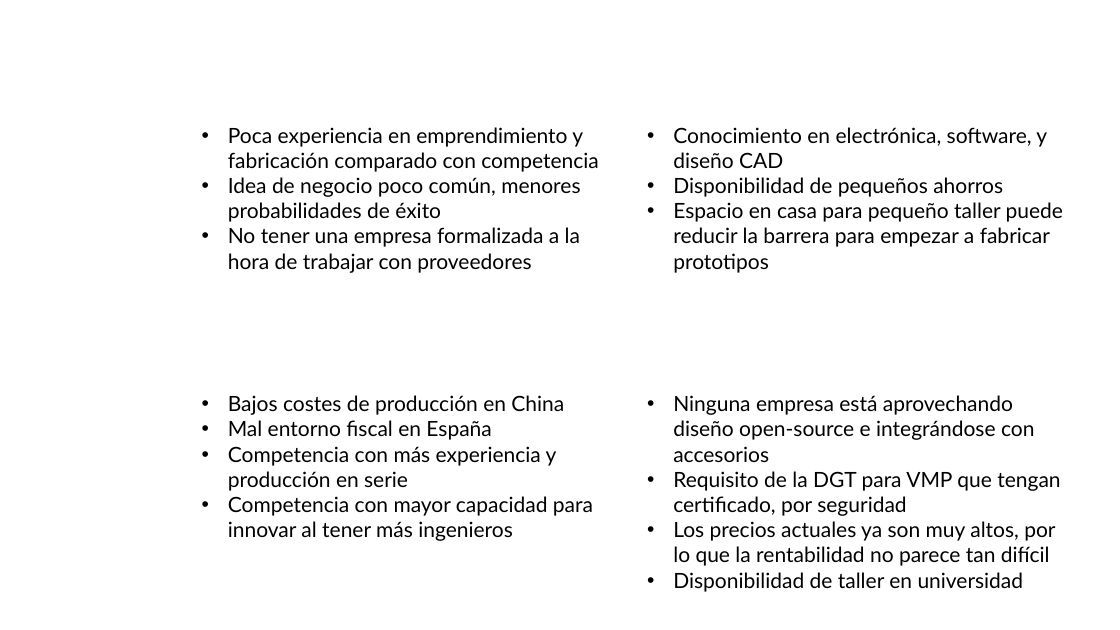
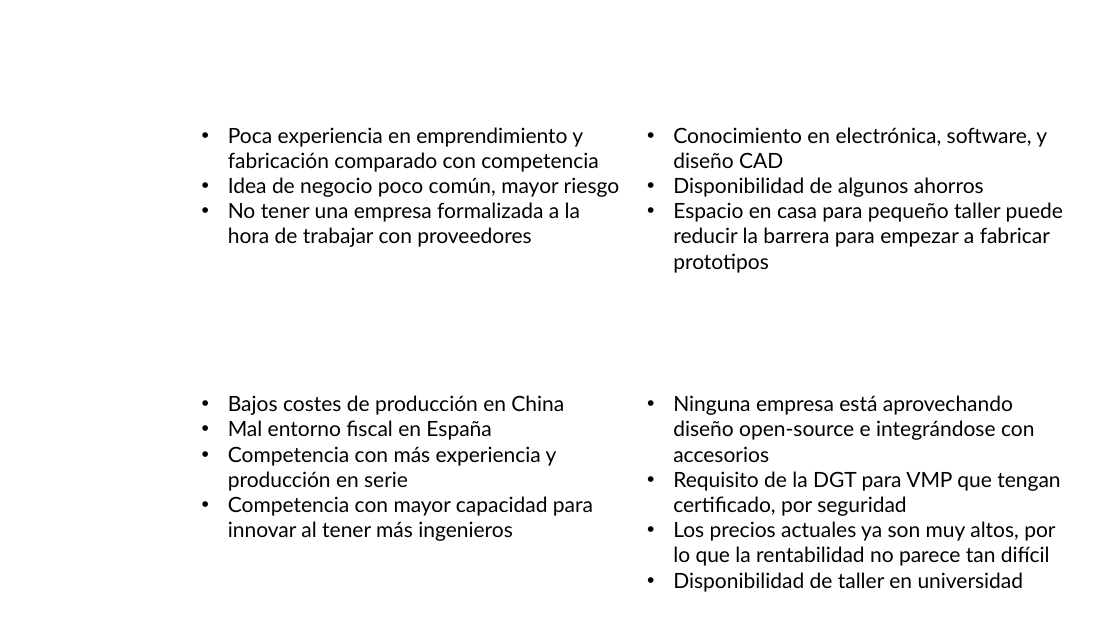
Before and after one commit to rubenayla/cyberwheel, a slide deck: slide 2 of explorer/mentoring/business_model_canvas_spanish.pptx. Drawn at 1120x630 pixels with LibreOffice and Linux fonts; fonts in the diff are those of the drawing; background and template pictures are left out. Boxes give left, top, right and bottom in pixels: in the first picture for what was removed or moved away, otherwise in the second. Text is boxed around its words. In the diff, an @@ line names an element or a change of style, - is before the commit and + after.

```diff
--- a/explorer/mentoring/business_model_canvas_spanish.pptx
+++ b/explorer/mentoring/business_model_canvas_spanish.pptx
@@ text at [228,177,619,197]: text changed @@
-• Idea de negocio poco común, menores probabilidades de éxito
+• Idea de negocio poco común, mayor riesgo
@@ text at [673,177,984,197]: text changed @@
-• Disponibilidad de pequeños ahorros
+• Disponibilidad de algunos ahorros
```
Also in this commit, not shown: 3 slides added, 4 other files.
